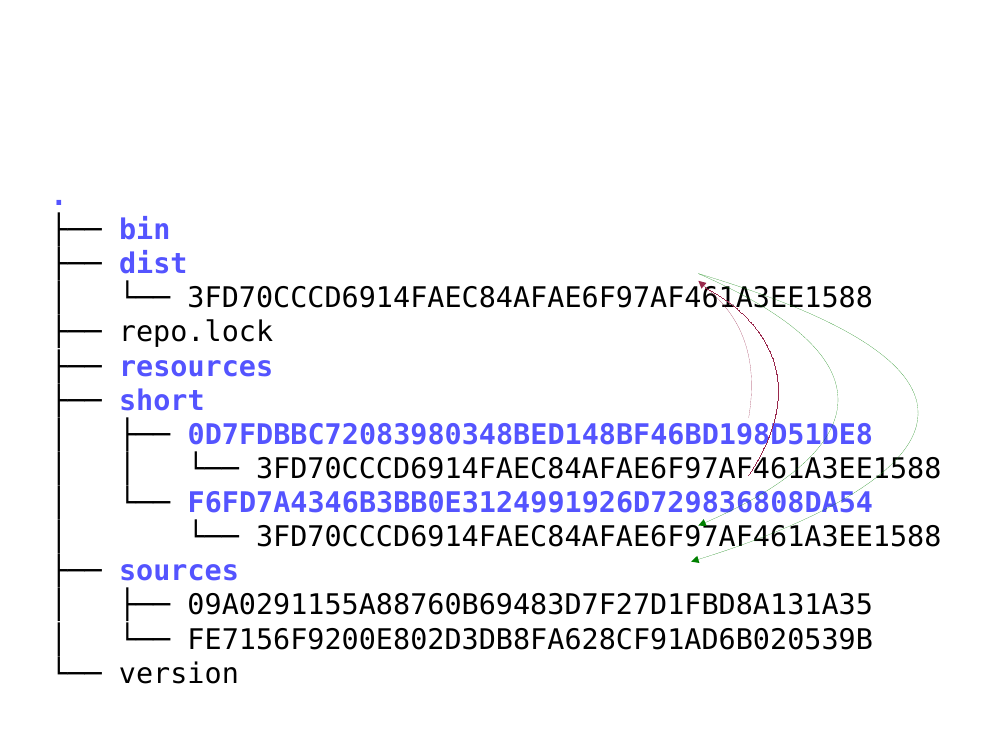
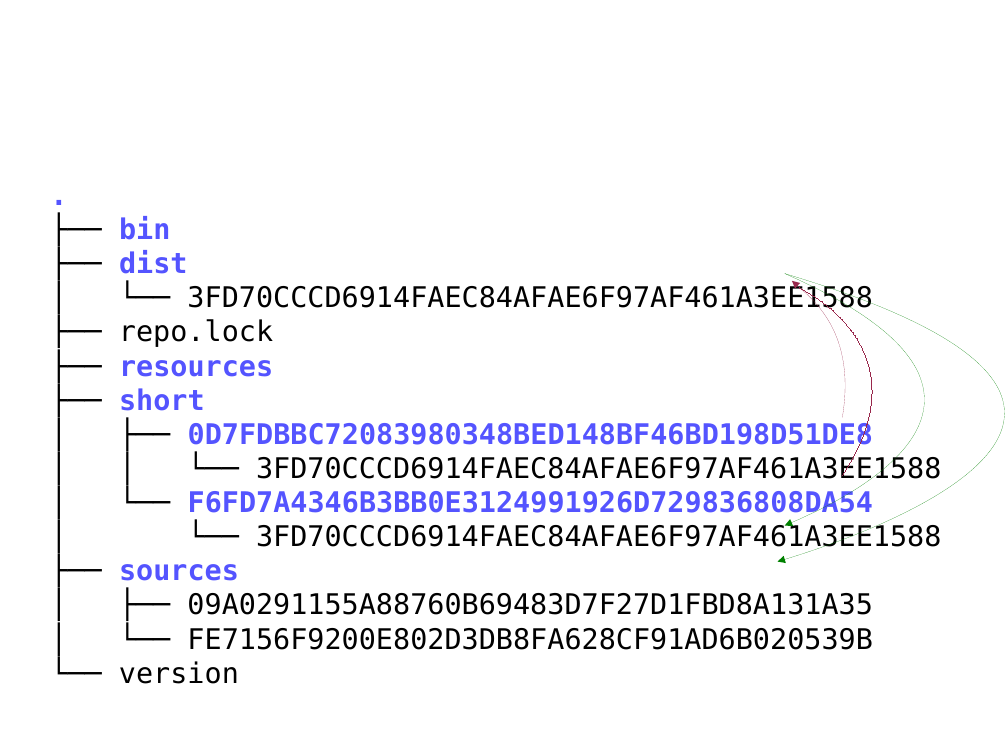
Before and after one commit to niner/talks, a slide deck: slide 12 of A look behind the curtains - module loading in Perl 6/Module loading in Perl 6.odp (slide 11 before the commit). Drawn at 1008x756 pixels with LibreOffice and Linux fonts; fonts in the diff are those of the drawing. Boxes give left, top, right and bottom in pixels: in the first picture for what was removed or moved away, otherwise in the second. Text is boxed around its words. In the diff, an @@ line names an element or a change of style, - is before the commit and + after.

```diff
--- a/A look behind the curtains - module loading in Perl 6/Module loading in Perl 6.odp
+++ b/A look behind the curtains - module loading in Perl 6/Module loading in Perl 6.odp
@@ freeform shape: place and size @@
-freeform shape at (692,273,911,562)
+freeform shape at (777,273,997,562)
@@ freeform shape: place and size @@
-freeform shape at (699,273,830,526)
+freeform shape at (785,273,916,526)
@@ freeform shape: place and size @@
-freeform shape at (699,281,751,418)
+freeform shape at (792,281,844,418)
@@ freeform shape: place and size @@
-freeform shape at (706,288,779,476)
+freeform shape at (799,288,873,476)
```
Also in this commit, not shown: 1 other slide changed, 7 slides added, 5 other files.
